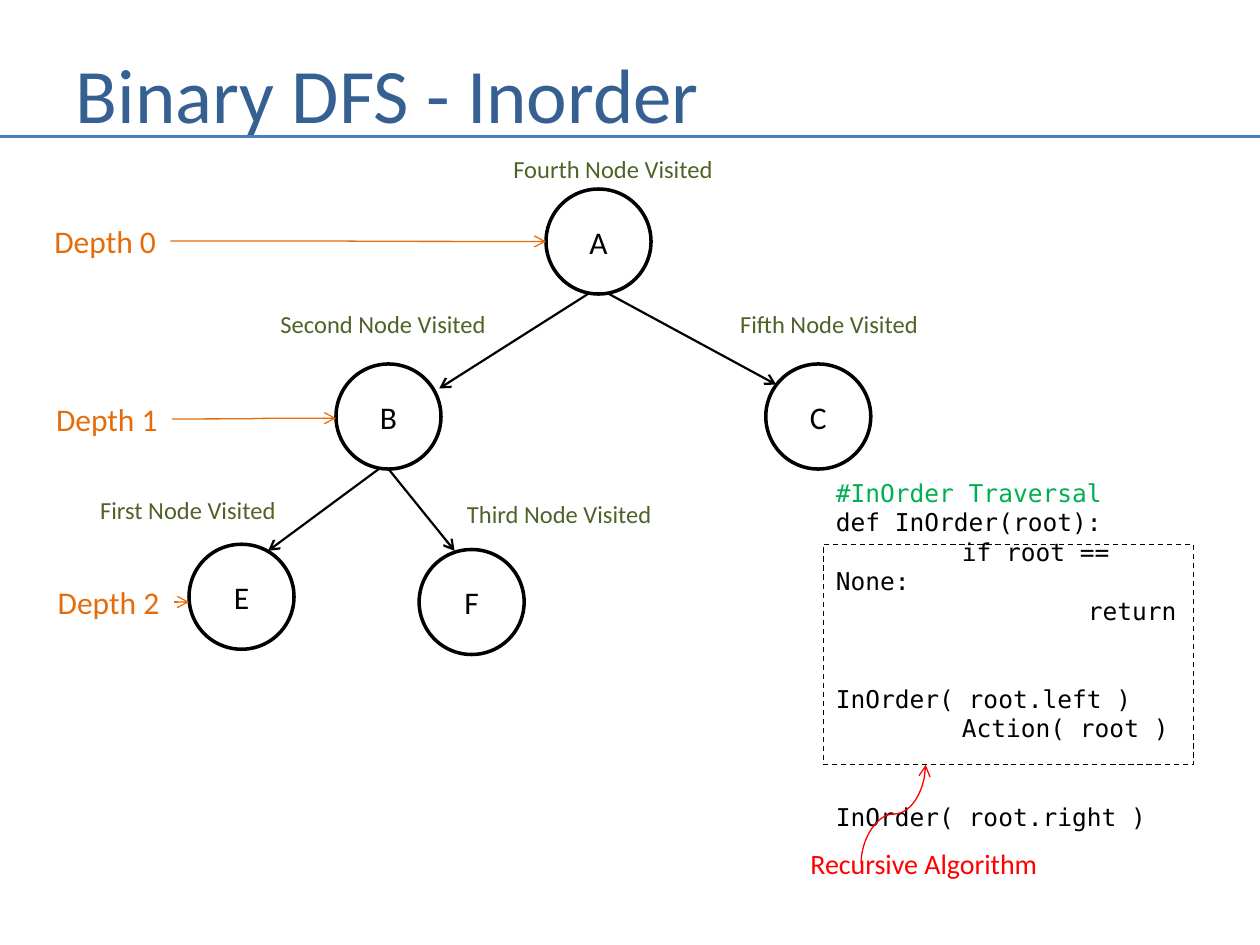
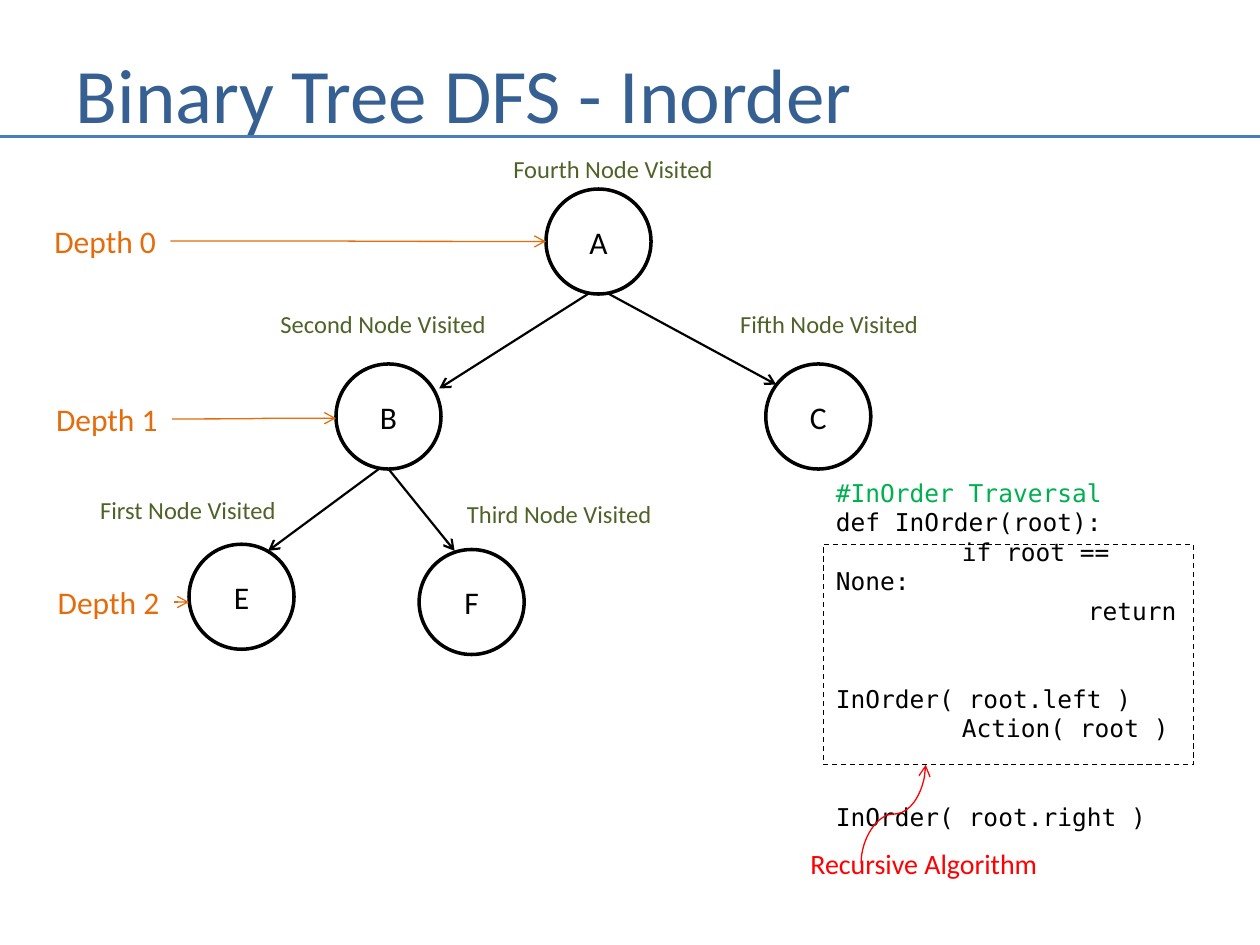
Before and after one commit to andrewferlitsch/Portland-Data-Science-Group, a slide deck: slide 11 of Presentations/AI - Graph Search.pptx. Drawn at 1260x945 pixels with LibreOffice and Linux fonts; fonts in the diff are those of the drawing. Boxes give left, top, right and bottom in pixels: in the first picture for what was removed or moved away, otherwise in the second. Text is boxed around its words. In the diff, an @@ line names an element or a change of style, - is before the commit and + after.

```diff
--- a/Presentations/AI - Graph Search.pptx
+++ b/Presentations/AI - Graph Search.pptx
@@ title at bbox=[76, 69, 852, 138]: text changed @@
-Binary DFS - Inorder
+Binary Tree DFS - Inorder
```
Also in this commit, not shown: 3 other slides changed, 1 other file.
